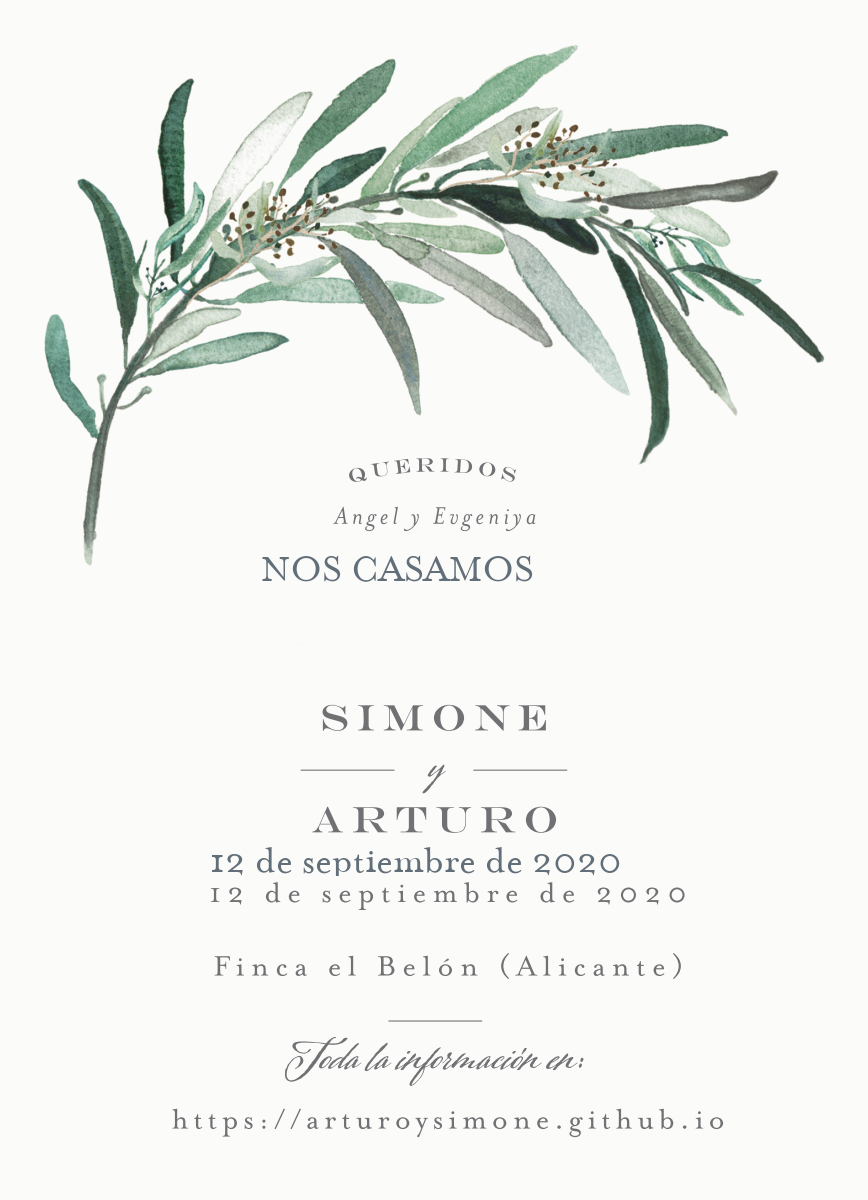
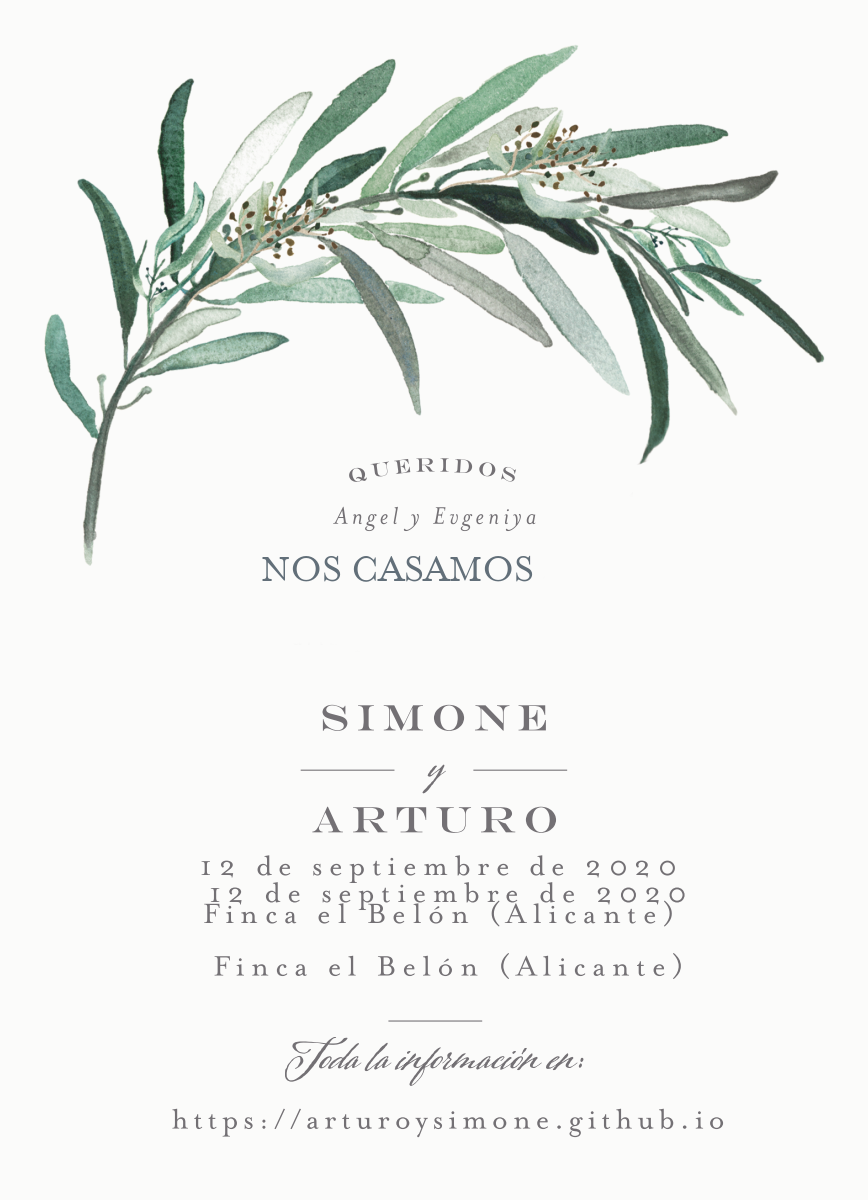
Revision of a layered 868x1200 image; what changed, layer by layer:
renamed "12 de septiembre de 2020" to "12 de septiembre de 2020 ...", painted on it over [201, 847, 675, 927]
